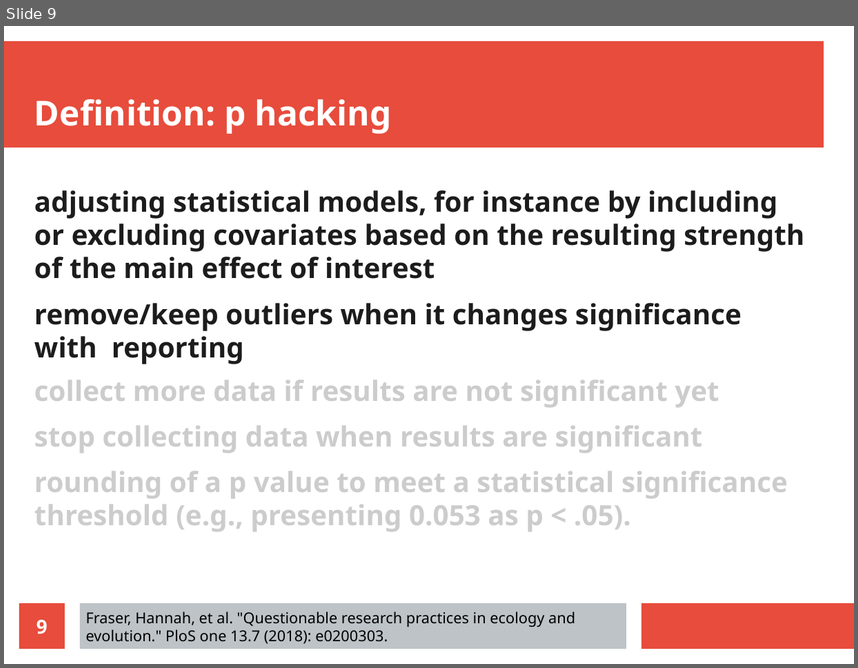
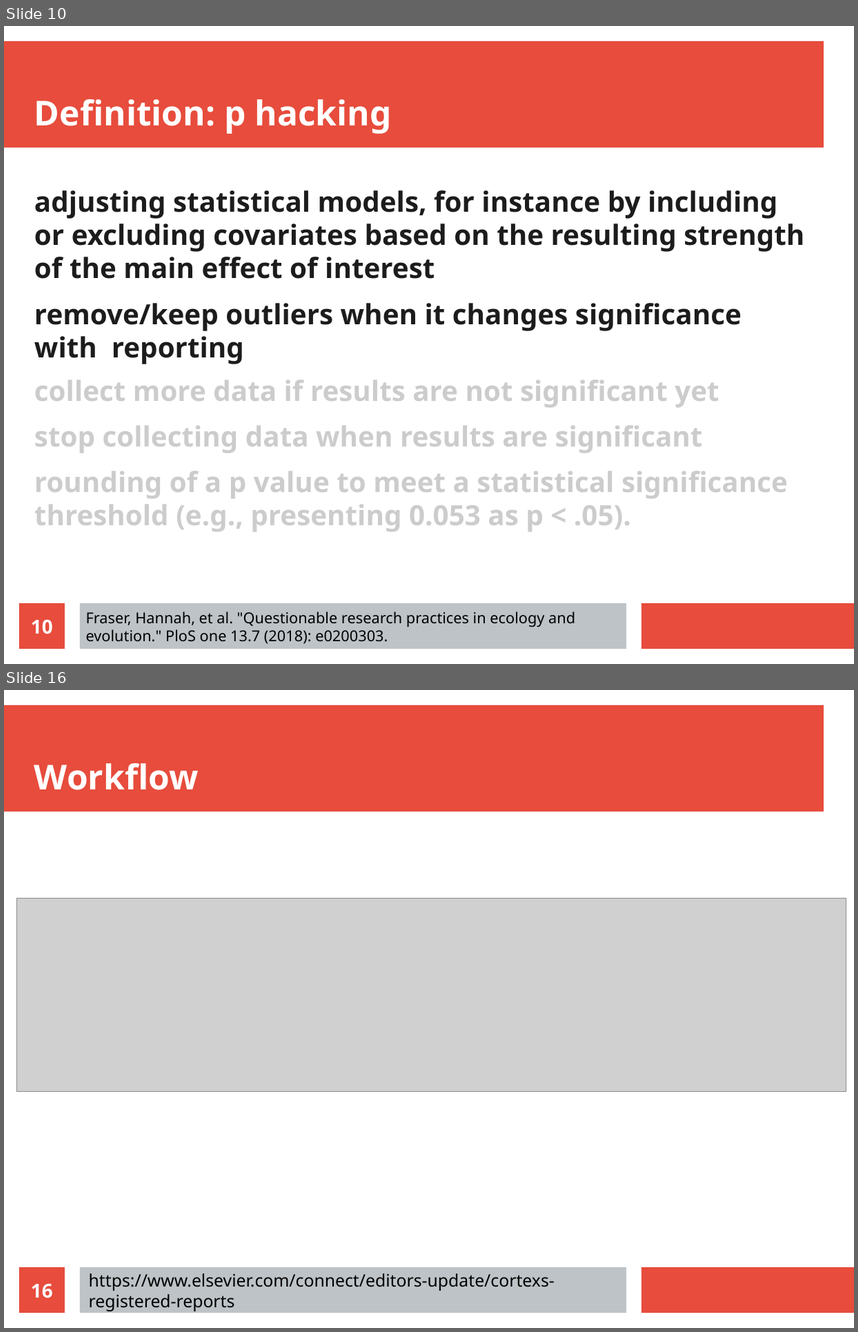
Before and after one commit to richelbilderbeek/open_science_presentation_20211111, a slide deck: open_science_presentation_20211111.odp. Shown one above the other, each under a label of ours: slide 9 before the commit, slides 10 and 16 after it; the slides between them are not shown. The pictures are 858x668 and 858x1332 pixels, drawn with LibreOffice and Linux fonts; fonts in the diff are those of the drawing; grey boxes stand for pictures. Boxes give left, top, right and bottom in pixels: in the first picture for what was removed or moved away, otherwise in the second. Text is boxed around its words. In the diff, an @@ line names an element or a change of style, - is before the commit and + after.

```diff
--- a/open_science_presentation_20211111.odp
+++ b/open_science_presentation_20211111.odp
@@ slide 16 added at <box>4,690,854,1328</box>, background #FFFFFF; not listed: 3 template elements that a slide beside it also shows @@
@@ title added at <box>34,763,199,790</box>, 32 pt, text #FFFFFF, bold @@
+Workflow
@@ picture added at <box>17,898,847,1091</box> @@
@@ page number added at <box>19,1267,65,1312</box>, fill #E74C3C, 18 pt, text #FFFFFF, bold @@
+16
@@ text added at <box>89,1273,555,1311</box>, 16 pt, text #000000 @@
+https://www.elsevier.com/connect/editors-update/cortexs-registered-reports
@@ what was slide 9 is now slide 10 @@
@@ page number at <box>31,619,53,634</box>: text changed @@
-9
+10
```
Also in this commit, not shown: 4 slides changed, 10 other slides added, 4 other files.
